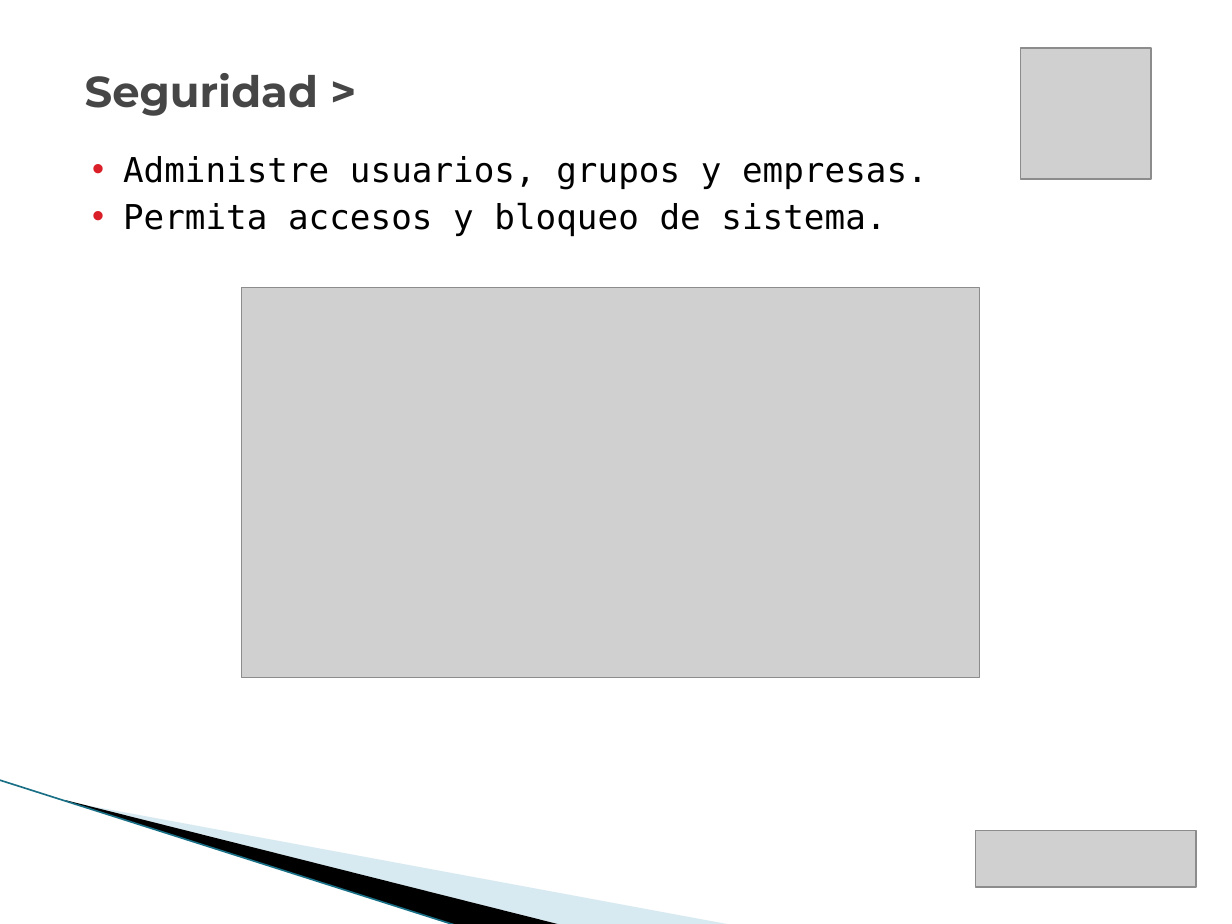
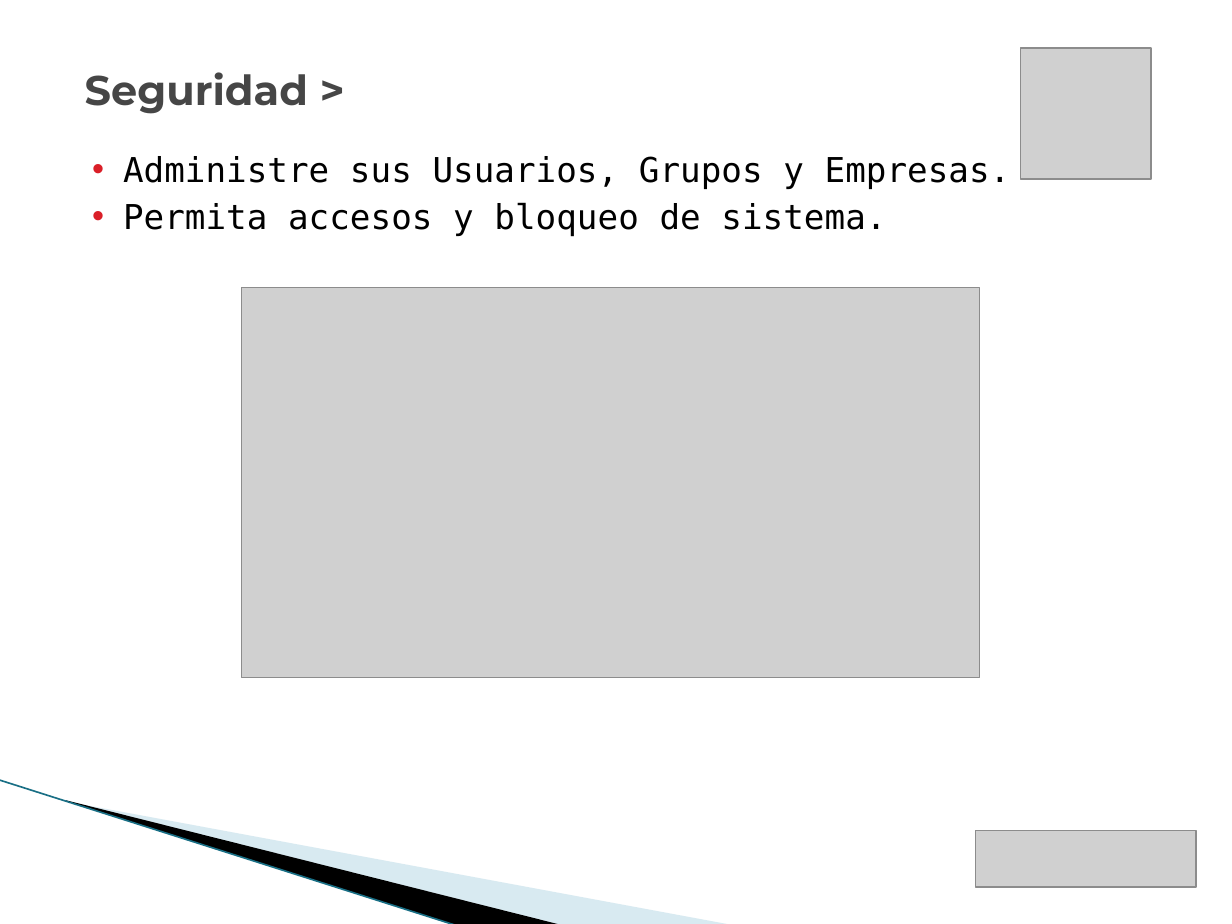
Before and after one commit to vicky1404/rev-ii, a slide deck: slide 21 of docs/comercial/brochure_2.pptx (slide 20 before the commit). Drawn at 1232x924 pixels with LibreOffice and Linux fonts; fonts in the diff are those of the drawing; grey boxes stand for pictures; background and template pictures are left out. Boxes give left, top, right and bottom in pixels: in the first picture for what was removed or moved away, otherwise in the second. Text is boxed around its words. In the diff, an @@ line names an element or a change of style, - is before the commit and + after.

```diff
--- a/docs/comercial/brochure_2.pptx
+++ b/docs/comercial/brochure_2.pptx
@@ text "Seguridad >" at <box>85,72,308,114</box>: size 25.3 to 24.2 pt @@
@@ text at <box>123,156,1011,189</box>: text changed @@
-    • Administre usuarios, grupos y empresas.
+    • Administre sus Usuarios, Grupos y Empresas.
```
Also in this commit, not shown: 17 other slides changed, 2 slides added, 1 slide removed, 1 other file.
